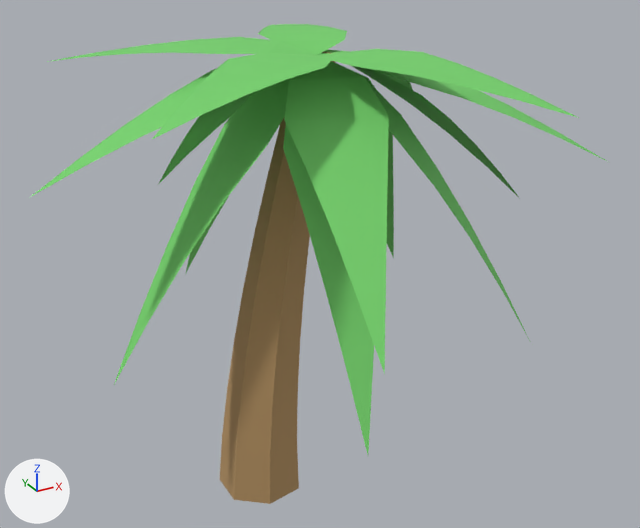
A saved change to the Blender file assets/environment/PalmTree3/PalmTree3.blend.
One viewpoint serves both versions: a 50 mm lens placed at (-6.52, -14.52, 12.04), pointed at (1.48, 0.02, 4.77). The axes (+X, +Y, +Z) are drawn at lower left. The lights are the same throughout. The picture after the commit comes second.

The first picture shows 'PalmTree3_LeafMat', 'PalmTree3_TrunkMat.004'.
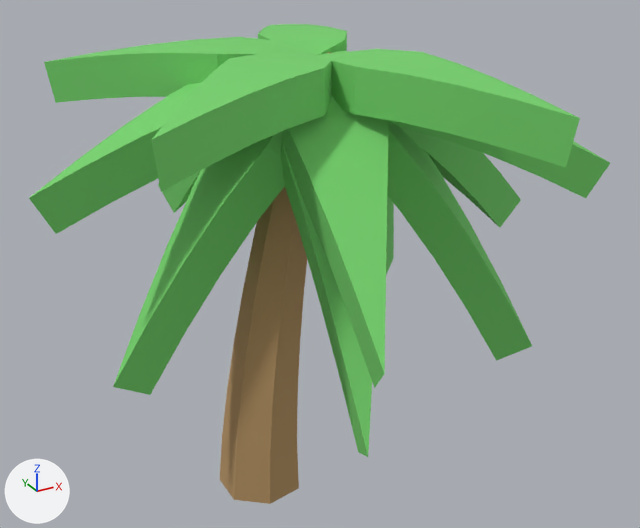
Where the newer file only moved an object's origin or applied its transform, the numbers keep the older frame.

The change in detail:
me_trunkmesh_004 is used by ob_palmtree3_leafmat; parent ob_grotto_palmtree3; location (1.325, 0.0, 3.193).
me_trunkmesh_004 had 180 vertices, 150 faces and spanned x -5.36..5.36, y -5.06..5.06, z 0.0..5.95.
me_trunkmesh_004 now has 346 vertices, 480 faces and spans x -5.36..5.36, y -5.06..5.06, z -0.39..5.95.
Part 1, on me_trunkmesh_004:
14 vertices are removed from x 0.11, y 0.0, z 5.81.
14 faces are deleted.
174 vertices are added at x -5.0..4.81, y -4.93..4.93, z -0.39..5.15.
6 new vertices lie (0.0, 1.36, 0.0) away from vertices in x -2.27..2.21, y -0.68, z 3.09..4.96.
344 new faces join them.

Location of each change, (x1, y1, x2, y2) in pixels of the pictures (640 x 528 px):
'PalmTree3_LeafMat', reshaped: before (29, 24, 605, 455); after (29, 24, 610, 457)
part 1 of me_trunkmesh_004, built on: before (276, 39, 367, 90); after (29, 33, 610, 457)
